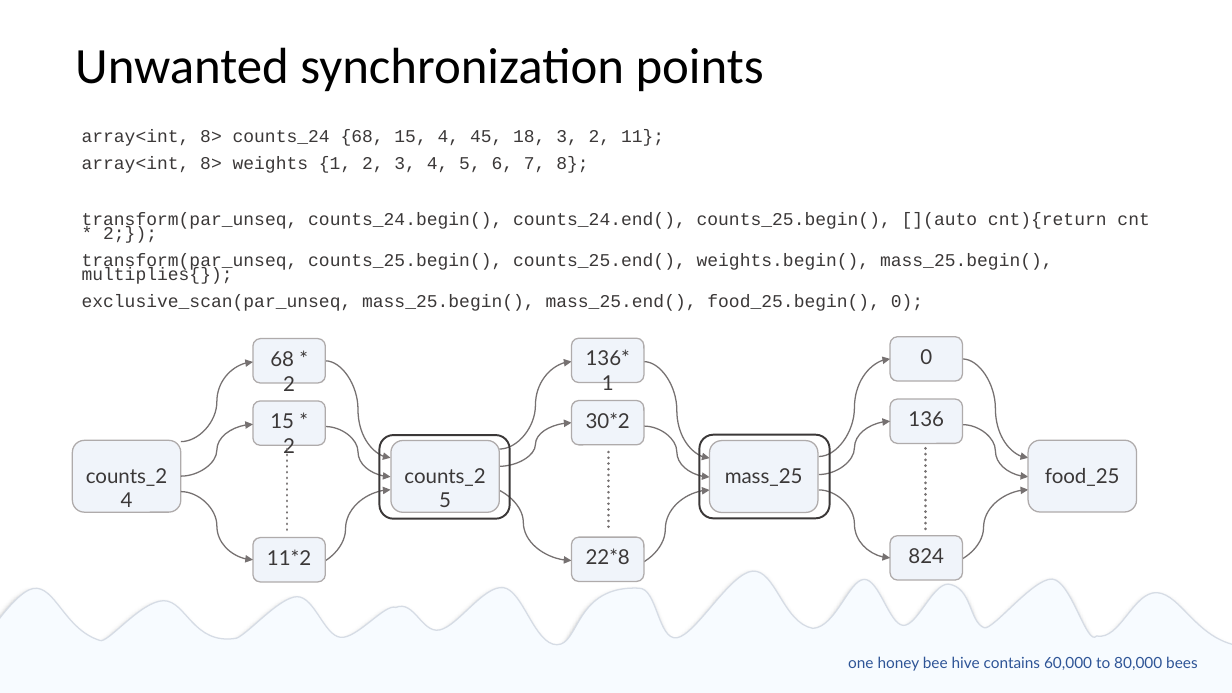
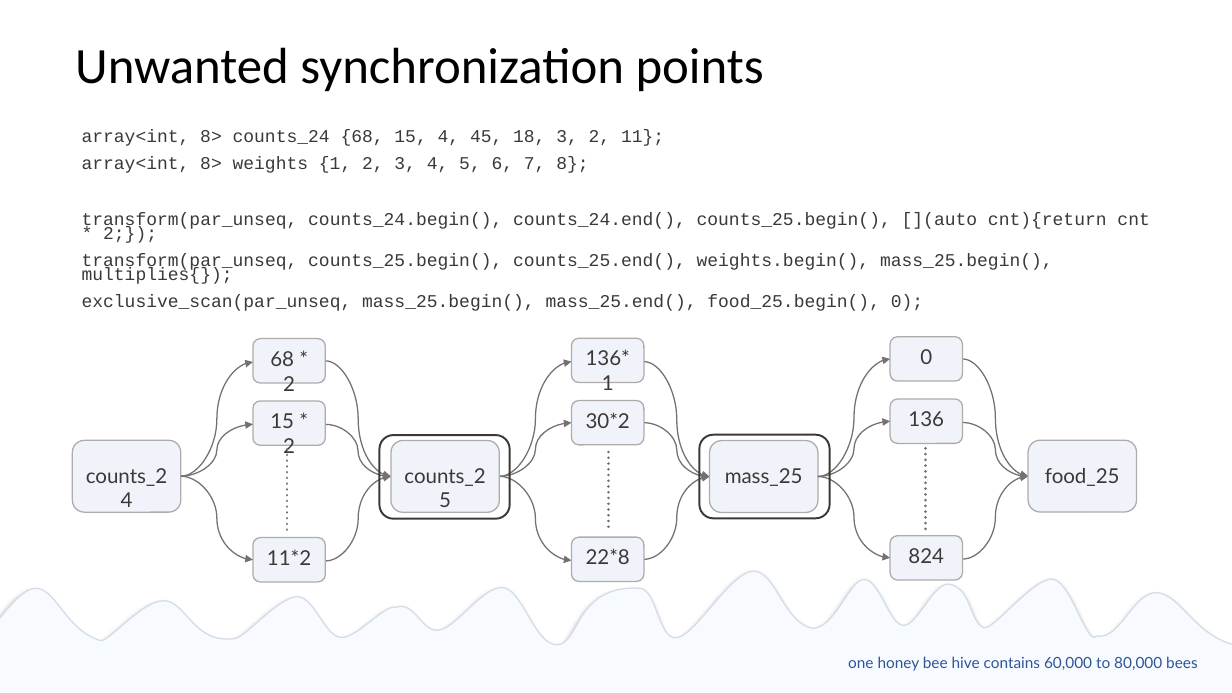
Before and after one commit to EmptySquareBubble/StoriesFromAParallelUniverse-, a slide deck: slide 34 of stories_from_a_paralel_universe.pptx (slide 32 before the commit). Drawn at 1232x693 pixels with LibreOffice and Linux fonts; fonts in the diff are those of the drawing. Boxes give left, top, right and bottom in pixels: in the first picture for what was removed or moved away, otherwise in the second. Text is boxed around its words. In the diff, an @@ line names an element or a change of style, - is before the commit and + after.

```diff
--- a/stories_from_a_paralel_universe.pptx
+++ b/stories_from_a_paralel_universe.pptx
@@ curved arrow moved from (819, 457) - (890, 359) to (818, 477) - (890, 359) @@
@@ curved arrow moved from (1029, 457) - (963, 359) to (1029, 476) - (963, 359) @@
@@ curved arrow moved from (181, 442) - (253, 362) to (181, 476) - (253, 362) @@
@@ curved arrow moved from (391, 457) - (325, 361) to (391, 477) - (325, 361) @@
@@ curved arrow moved from (499, 449) - (572, 361) to (499, 477) - (572, 361) @@
@@ curved arrow moved from (710, 458) - (644, 361) to (710, 477) - (644, 361) @@
@@ curved arrow (391, 477) - (325, 424): route changed @@
@@ curved arrow moved from (499, 467) - (572, 422) to (499, 477) - (572, 422) @@
@@ curved arrow moved from (710, 477) - (644, 426) to (710, 477) - (644, 422) @@
@@ curved arrow (818, 477) - (890, 421): route changed @@
@@ curved arrow (1029, 477) - (963, 422): route changed @@
@@ curved arrow moved from (181, 492) - (253, 560) to (181, 476) - (253, 560) @@
@@ curved arrow moved from (391, 490) - (300, 568) to (391, 477) - (325, 561) @@
@@ curved arrow moved from (475, 484) - (572, 561) to (499, 477) - (572, 561) @@
@@ curved arrow moved from (710, 490) - (621, 568) to (710, 477) - (644, 559) @@
@@ curved arrow moved from (819, 490) - (890, 558) to (818, 477) - (890, 558) @@
@@ curved arrow moved from (1029, 490) - (939, 566) to (1029, 476) - (963, 559) @@
```
Also in this commit, not shown: 8 other slides changed, 4 slides added.
